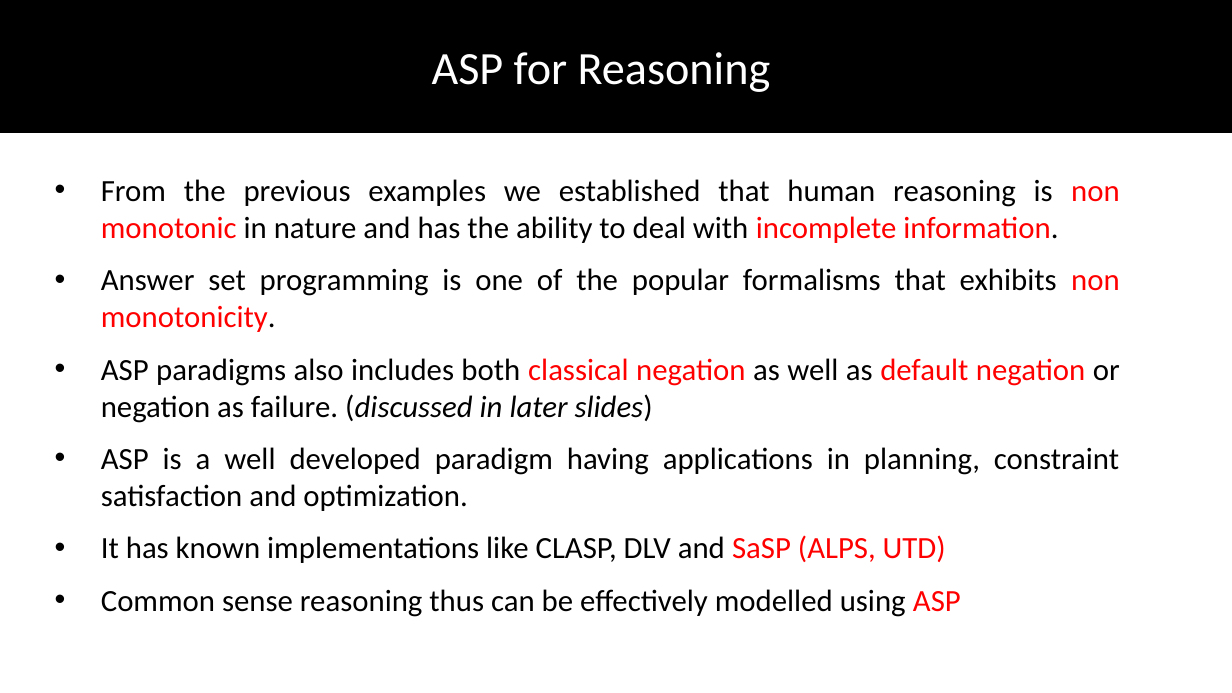
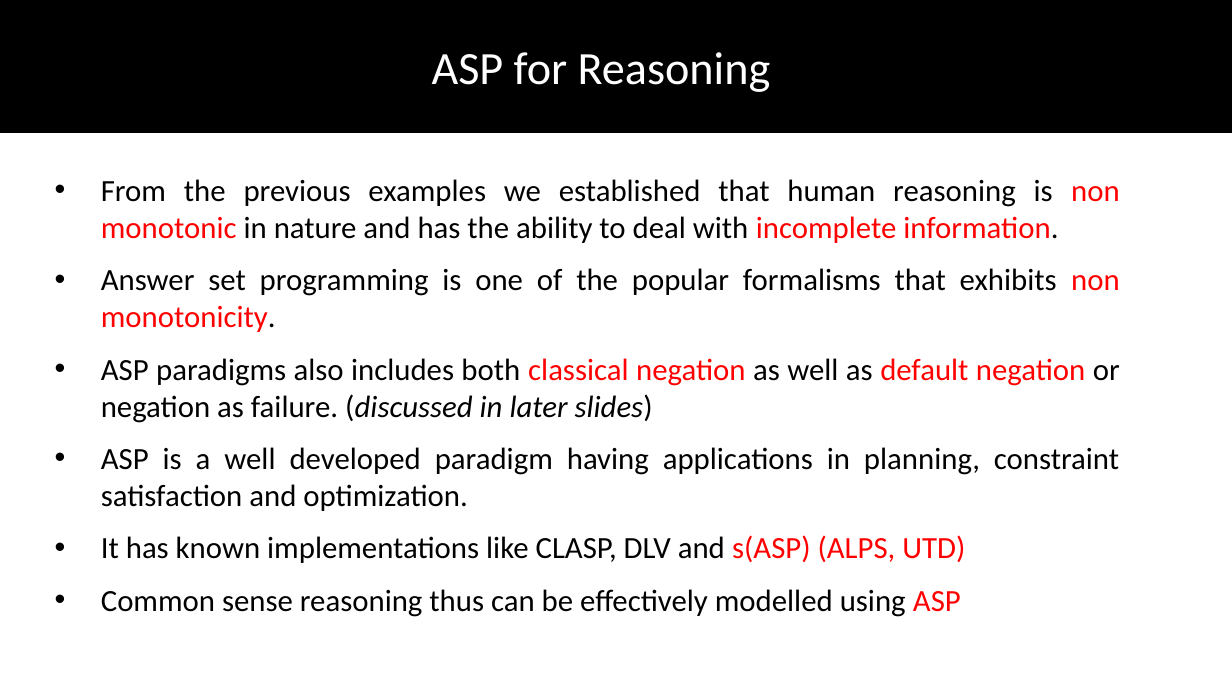
Before and after one commit to DhruvaPendharkar/thesis-project, a slide deck: slide 7 of Notes/ThesisPresentation.pptx. Drawn at 1232x693 pixels with LibreOffice and Linux fonts; fonts in the diff are those of the drawing. Boxes give left, top, right and bottom in pixels: in the first picture for what was removed or moved away, otherwise in the second. Text is boxed around its words. In the diff, an @@ line names an element or a change of style, - is before the commit and + after.

```diff
--- a/Notes/ThesisPresentation.pptx
+++ b/Notes/ThesisPresentation.pptx
@@ text at (101,535,965,563): text changed @@
-• It has known implementations like CLASP, DLV and SaSP (ALPS, UTD)
+• It has known implementations like CLASP, DLV and s(ASP) (ALPS, UTD)
```
Also in this commit, not shown: 11 other slides changed, 2 slides added.
